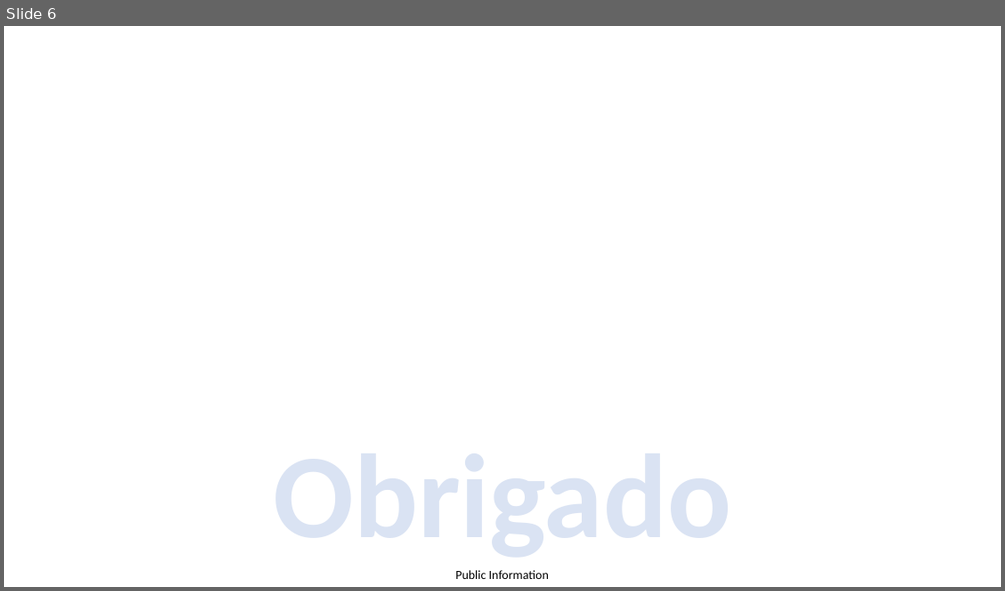
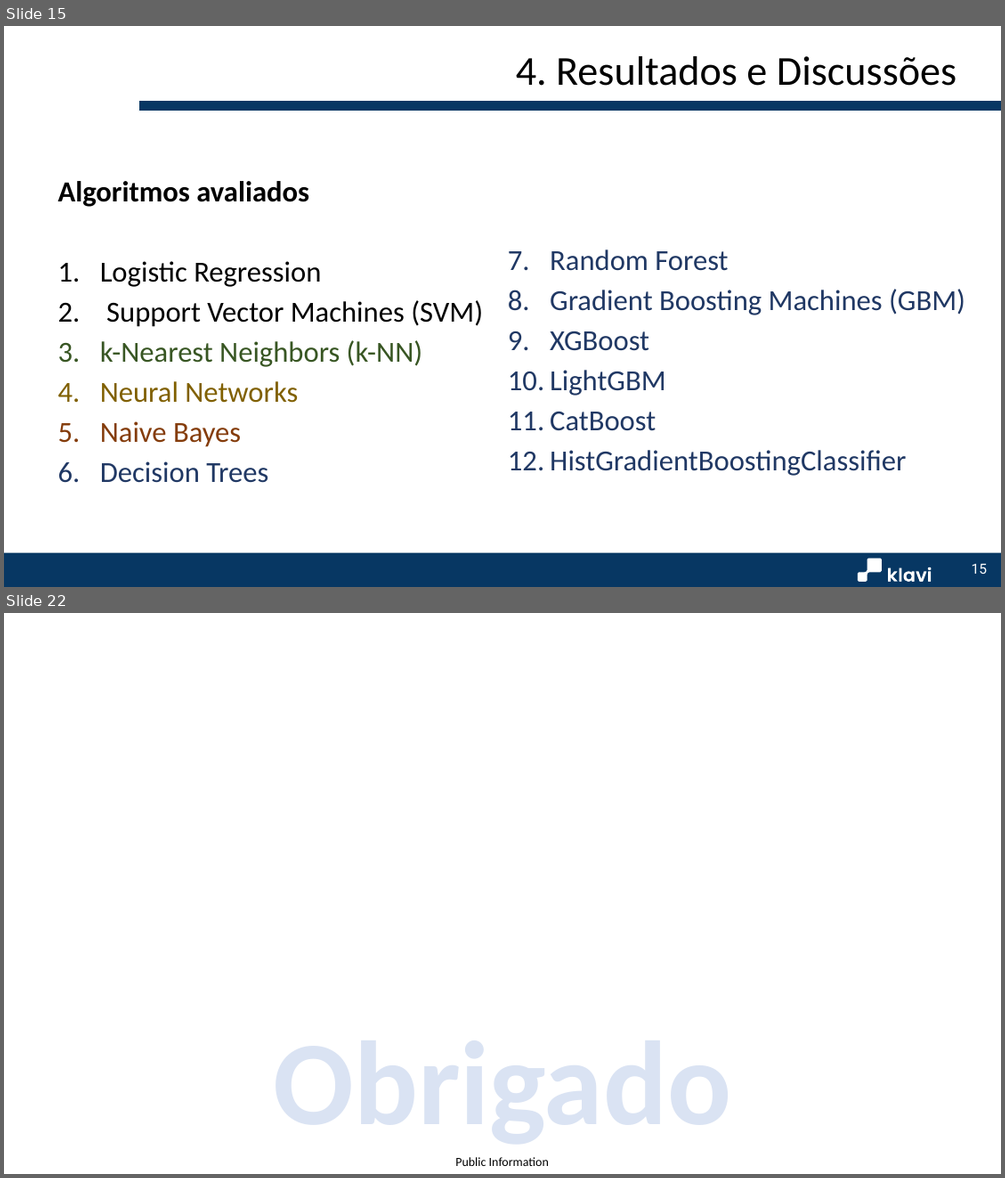
Before and after one commit to gabrielscatena/TCC_MBA_USP_2024, a slide deck: TemplateTCC_GabrielScatena.pptx. Shown one above the other, each under a label of ours: slide 6 before the commit, slides 15 and 22 after it; the slides between them are not shown. The pictures are 1005x591 and 1005x1178 pixels, drawn with LibreOffice and Linux fonts; fonts in the diff are those of the drawing; background and template pictures are left out. Boxes give left, top, right and bottom in pixels: in the first picture for what was removed or moved away, otherwise in the second. Text is boxed around its words. In the diff, an @@ line names an element or a change of style, - is before the commit and + after.

```diff
--- a/TemplateTCC_GabrielScatena.pptx
+++ b/TemplateTCC_GabrielScatena.pptx
@@ slide 15 added at (4,26,1001,587), background #FFFFFF @@
@@ title added at (516,56,956,86), 39.6 pt, text #000000 @@
+4. Resultados e Discussões
@@ rectangle added at (138,101,1001,111), fill #073763, outline #FFFFFF 0.75 pt @@
@@ text added at (58,181,483,483), 28 pt, text #000000 @@
+Algoritmos avaliados
+1. Logistic Regression
+2. Support Vector Machines (SVM)
+3. k-Nearest Neighbors (k-NN)
+4. Neural Networks
+5. Naive Bayes
+6. Decision Trees
@@ text added at (550,249,965,475), 28 pt, text #203864 @@
+7. Random Forest
+8. Gradient Boosting Machines (GBM)
+9. XGBoost
+10. LightGBM
+11. CatBoost
+12. HistGradientBoostingClassifier
@@ rectangle added at (4,553,1001,587), fill #073763 @@
@@ group added at (858,557,931,581): 6 freeform shapes, 1 ellipse @@
@@ page number added at (971,564,987,573), 13.3 pt, text #FFFFFF @@
+15
@@ what was slide 6 is now slide 22 @@
```
Also in this commit, not shown: 20 other slides added, 3 slides removed.
